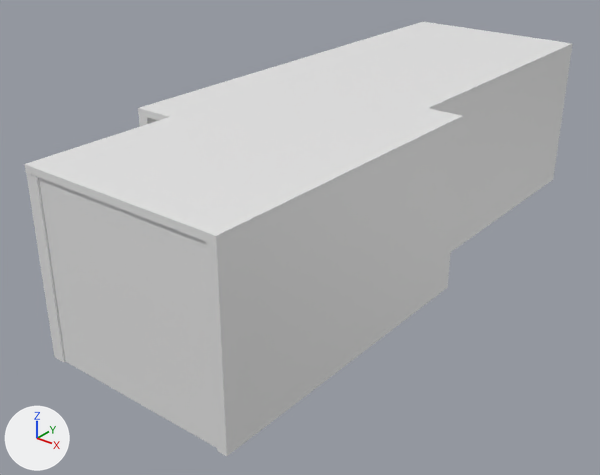
The FBX model Assets/Models/Wall.fbx as it was, and as the next commit left it.
Both versions are drawn from a 50 mm lens placed at (77.1, -115.8, 118.1), pointed at (-51.7, 45.1, 18.4). The axes (+X, +Y, +Z) are drawn at lower left. The lights are the same throughout. The first picture is the older version. Where no turn or scale is listed for an object, it has been applied to the vertices.
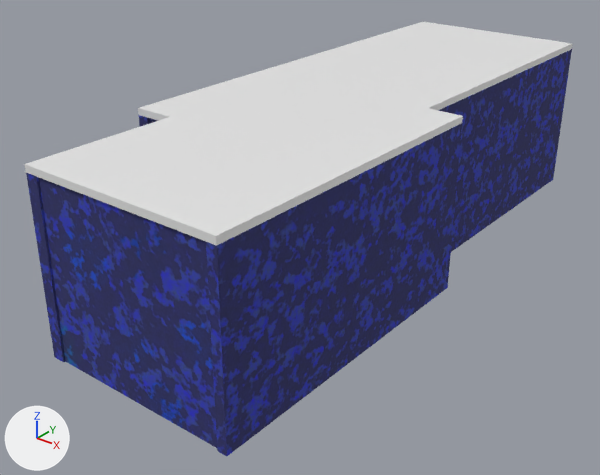
Where the newer file only moved an object's origin or applied its transform, the numbers keep the older frame.

Boxes (x1, y1, x2, y2) around the edits, measured in the pictures (600 x 475 px):
part 1 of me_cube_163, reshaped
    both: (38, 177, 217, 448)
part 2 of me_cube_279, recoloured (white to blue)
    both: (438, 49, 572, 252)
part 3 of me_cube_110, recoloured (white to blue)
    both: (26, 173, 65, 362)
part 4 of me_cube_003, recoloured (white to blue)
    both: (206, 123, 462, 456)

Diff of the bpy script that builds the scene:
```diff
--- a/Assets/Models/Wall.fbx.py
+++ b/Assets/Models/Wall.fbx.py
@@ img_bluewall_png @@
+img_bluewall_png = load_image('BlueWall.png', 'textures/BlueWall.png', 2048, 2048, 'sRGB')
@@ mat_wallbaked @@
+mat_wallbaked = principled_material('WallBaked')
+mat_wallbaked.texture = img_bluewall_png  # with its transparency
+mat_wallbaked.roughness = 0.925
@@ me_cube_163 @@
 # used by ob_cube_104; location = (-32.3, -25.7, 10.7)
 # verts and faces of me_cube_163; kept vertices keep their numbers, new ones are numbered from 12
 # before: 0 (18.0, -0.4, 0.2), 1 (18.0, -0.4, 45.3), 2 (-30.3, -0.4, 0.2) at pixel (65, 361), 3 (-30.3, -0.4, 45.3), 4 (18.0, 0.4, 0.2)
 # before: 5 (18.0, 0.4, 45.3), 6 (-30.3, 0.4, 0.2), 7 (-30.3, 0.4, 45.3), 8 (-6.2, -0.4, 0.2) at pixel (137, 402), 9 (-6.2, -0.4, 45.3)
 # before: 10 (-6.2, 0.4, 0.2), 11 (-6.2, 0.4, 45.3)
-me_cube_163.from_pydata(...)  # 12 vertices, 10 faces; spans x -30.3..18.0, y -0.4..0.4, z 0.2..45.3
-me_cube_163.materials.append(mat_colorgrid_003)  # white #e7e7e7
+me_cube_163.from_pydata(...)  # 8 vertices, 4 faces; spans x -30.3..18.0, y -0.4..0.4, z 0.2..45.3
+# me_cube_163 part 1
+delete_vertices([*range(8, 12)])  # with the faces that use them
+faces += [(0, 1, 3, 2), (4, 6, 7, 5)]
+me_cube_163.materials.append(mat_wallbaked)  # picture img_bluewall_png
@@ me_cube_279 @@
 # used by ob_cube_218; location = (-23.3, 107.3, 27.8)
-me_cube_279.from_pydata(...)  # 8 vertices, 6 faces; spans x -1.5..1.5, y -49.4..40.4, z -16.9..28.2
+me_cube_279.from_pydata(...)  # 8 vertices, 4 faces; spans x -1.5..1.5, y -49.4..40.4, z -16.9..28.2
+# me_cube_279 part 2: 4 faces spanning x -1.5..1.5, y -49.4..40.4, z -16.9..28.2 switch from mat_colorgrid_003 (white #e7e7e7) to mat_wallbaked (picture img_bluewall_png)
+# edits to the shape of me_cube_279 do not show in these pictures
@@ me_cube_003 @@
 # used by ob_wall3_002; location = (-13.2, 28.4, 26.6)
-me_cube_003.from_pydata(...)  # 8 vertices, 6 faces; spans x -1.4..1.1, y -55.1..29.5, z -15.8..29.3
+me_cube_003.from_pydata(...)  # 8 vertices, 4 faces; spans x -1.4..1.1, y -55.1..29.5, z -15.8..29.3
+# me_cube_003 part 4: 4 faces spanning x -1.4..1.1, y -55.1..29.5, z -15.8..29.3 switch from mat_colorgrid_002 (white #e7e7e7) to mat_wallbaked (picture img_bluewall_png)
+# edits to the shape of me_cube_003 do not show in these pictures
@@ me_cube_110 @@
 # used by ob_cube_058; location = (-64.3, 18.3, 34.4)
-me_cube_110.from_pydata(...)  # 8 vertices, 6 faces; spans x -1.7..1.7, y -44.9..50.1, z -23.6..21.5
+me_cube_110.from_pydata(...)  # 8 vertices, 4 faces; spans x -1.7..1.7, y -44.9..50.1, z -23.6..21.5
+# me_cube_110 part 3: 4 faces spanning x -1.7..1.7, y -44.9..50.1, z -23.6..21.5 switch from mat_colorgrid_003 (white #e7e7e7) to mat_wallbaked (picture img_bluewall_png)
+# edits to the shape of me_cube_110 do not show in these pictures
```
